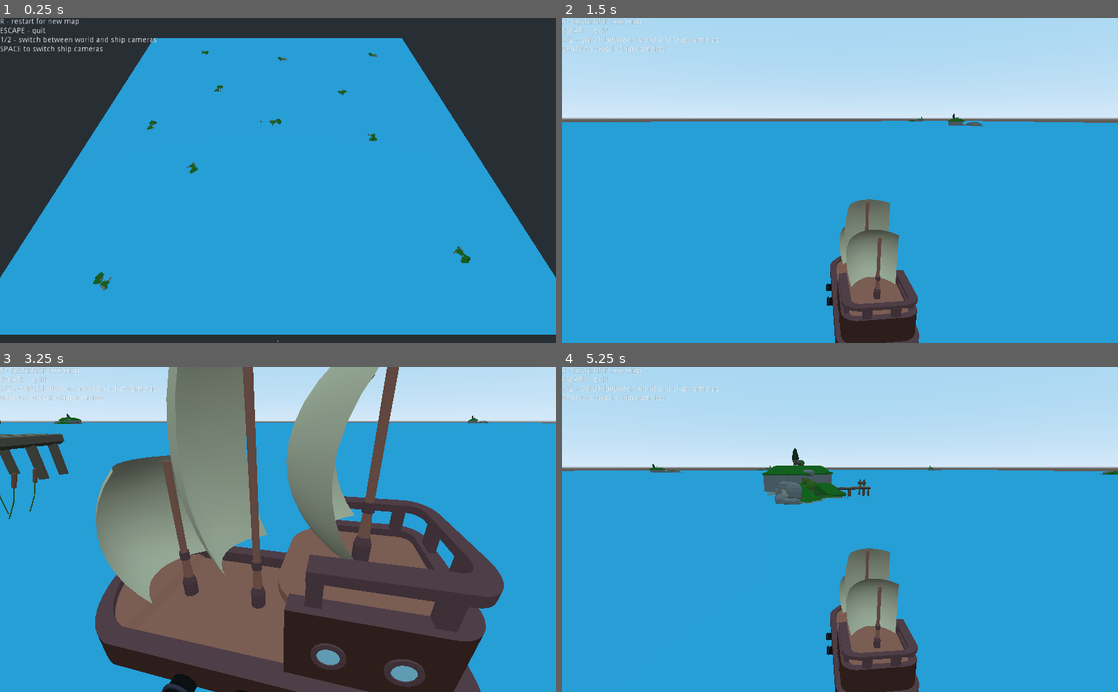
Above: before the commit, frames 1-4 (two rows, left to right).
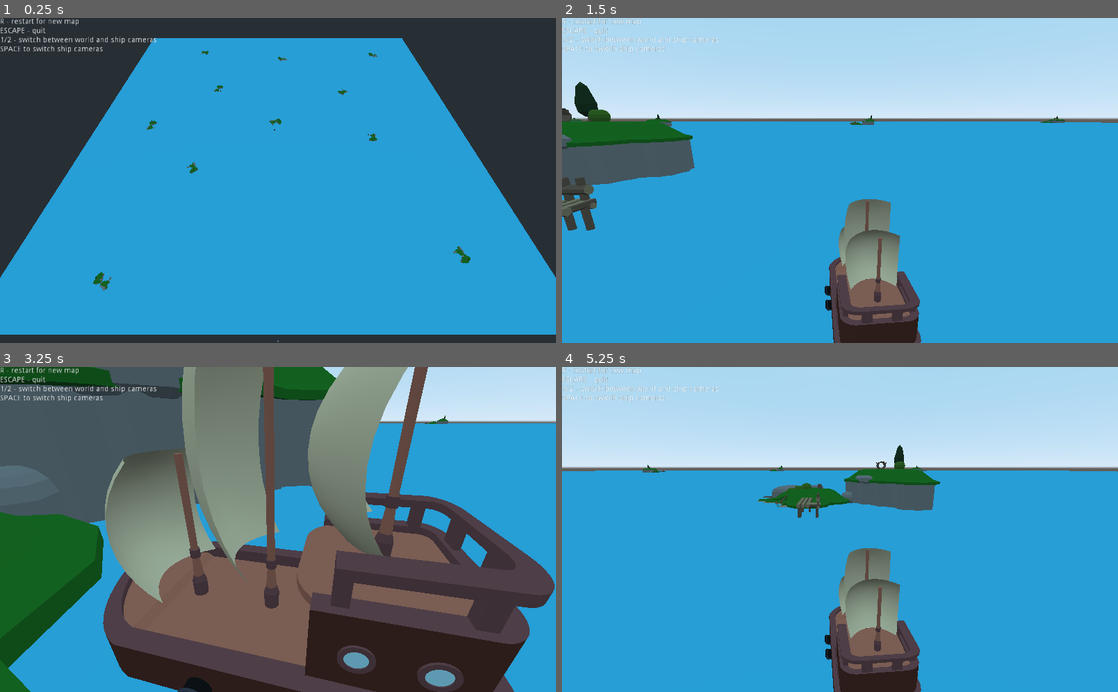
Above: after the commit, the same moments.

Repository: awindahl/GodotWildJam19
Game: Godot game, scene res://world/World.tscn
The game is run twice, just before and just after one commit, with the same random seed, the same clock (stepped at 60 frames per second) and the same inputs. Before the commit the project starts from res://Main.tscn.
Inputs:
- Up to frame 1 (0.25 s): no input
- Up to frame 2 (1.5 s): tap Enter at 0.5 s; hold Right (ui_right) 0.53-1.28 s; hold 1 (number_1) 0.53-1.28 s; tap Space (ui_select) at 0.77, 1.07 s; tap 2 (number_2) at 0.8, 1.35 s; hold Down (ui_down) from 1.28 s (still down)
- Up to frame 3 (3.25 s): tap Space (ui_select) at 1.52, 1.55, 1.82, 2.1, 3.02 s; release Down (ui_down) at 2.03 s; hold Right (ui_right) 2.03-2.78 s; hold 1 (number_1) 2.03-2.78 s; tap R (restart) at 2.75 s; hold Up (ui_up) from 2.78 s (still down); tap 1 (number_1) at 2.85 s; tap 2 (number_2) at 3.05 s
- Up to frame 4 (5.25 s): tap Space (ui_select) at 3.32, 3.77, 3.8, 4.07, 4.52, 4.82 s; release Up (ui_up) at 3.53 s; hold 2 (number_2) 3.53-4.28 s; hold Left (ui_left) 3.53-5.03 s; tap 1 (number_1) at 4.35 s; tap R (restart) at 5 s; hold Down (ui_down) from 5.03 s (still down); hold 2 (number_2) from 5.03 s (still down)

The runs differ from the first frame. In frame 1, less than 0.1% of the frame differs, in the area x 46-50%, y 31-35%; in frame 2, 6.5%; in frame 3, 47%, in the area x 0-100%, y 0-100%; in frame 4, 4.6%.

Commit message:
project structure cleanup

Diff:
--- a/Ship.tscn
+++ /dev/null
@@ -1,36 +0,0 @@
-[gd_scene load_steps=4 format=2]
-
-[ext_resource path="res://Ship.gd" type="Script" id=1]
-[ext_resource path="res://assets/player_ship_1.obj" type="ArrayMesh" id=2]
-
-[sub_resource type="BoxShape" id=1]
-extents = Vector3( 1.251, 0.890776, 2.41746 )
-
-[node name="Ship" type="KinematicBody"]
-script = ExtResource( 1 )
-
-[node name="CollisionShape" type="CollisionShape" parent="."]
-transform = Transform( 1, 0, 0, 0, 1, 0, 0, 0, 1, 0, 0.318851, -0.0538131 )
-shape = SubResource( 1 )
-
-[node name="Camera" type="Camera" parent="."]
-transform = Transform( 0.996195, 0.0225576, -0.084186, 0, 0.965926, 0.258819, 0.0871557, -0.257834, 0.96225, -1.52183, 6.28291, 6.8587 )
-
-[node name="player_ship_1" type="MeshInstance" parent="."]
-transform = Transform( 1, 0, 0, 0, 1, 0, 0, 0, -1, -0.695833, -0.446089, -1.09859 )
-mesh = ExtResource( 2 )
-material/0 = null
-material/1 = null
-material/2 = null
-material/3 = null
-material/4 = null
-material/5 = null
-material/6 = null
-material/7 = null
-material/8 = null
-
-[node name="CameraSail" type="Position3D" parent="."]
-transform = Transform( 0.996195, 0.0225576, -0.084186, 0, 0.965926, 0.258819, 0.0871557, -0.257834, 0.96225, -1.52183, 6.28291, 6.8587 )
-
-[node name="CameraCrew" type="Position3D" parent="."]
-transform = Transform( 0.236075, 0.410673, -0.880691, -2.02576e-08, 0.906308, 0.422618, 0.971735, -0.0997696, 0.213957, -2.4942, 2.59093, 0.701367 )
--- a/Ship.gd
+++ b/player/ship/player_ship.gd
@@ -27,16 +27,11 @@
 
 	# Camera controls
 	if Input.is_action_just_pressed("ui_select"):
-		print('select')
-		print('Global: ', $Camera.transform)
-		print('Sail: ', $CameraSail.transform)
-		print('Crew: ', $CameraCrew.transform)
 		#if $Camera.global_transform == $CameraSail.global_transform:
 		if base_camera_flag:
 			# Move camera to crew view
 			#$Camera.transform.interpolate_with($CameraCrew.transform, camera_move_time)
 			$Camera.transform = $CameraCrew.transform
 		else:
-			#$Camera.transform.interpolate_with($CameraSail.transform, camera_move_time)
 			$Camera.transform = $CameraSail.transform
 		base_camera_flag = !base_camera_flag
--- a/player/player_ship_1.tscn
+++ b/player/ship/player_ship_1.tscn
@@ -1,13 +1,17 @@
-[gd_scene load_steps=3 format=2]
+[gd_scene load_steps=4 format=2]
 
 [ext_resource path="res://assets/player_ship_1.obj" type="ArrayMesh" id=1]
+[ext_resource path="res://player/ship/player_ship.gd" type="Script" id=2]
+
 
 [sub_resource type="ConvexPolygonShape" id=1]
 points = PoolVector3Array( 1.76534, 0.6, 0.779023, 1.69435, 0.8, 0.86944, 1.76534, 0.8, 0.779023, 1.69435, 0.6, 0.86944 …(218001 unchanged characters)…
 
 [node name="player_ship_1" type="KinematicBody"]
+script = ExtResource( 2 )
 
 [node name="Mesh" type="MeshInstance" parent="."]
+transform = Transform( 1, 8.74228e-08, 0, -8.74228e-08, 1, 0, 0, 0, -1, -0.743354, -0.349476, -0.884449 )
 mesh = ExtResource( 1 )
 material/0 = null
 material/1 = null
@@ -20,4 +24,14 @@
 material/8 = null
 
 [node name="CollisionShape" type="CollisionShape" parent="."]
+transform = Transform( 1, 8.74228e-08, 0, -8.74228e-08, 1, 0, 0, 0, -1, -0.743354, -0.349476, -0.884449 )
 shape = SubResource( 1 )
+
+[node name="Camera" type="Camera" parent="."]
+transform = Transform( 0.996195, 0.0225576, -0.084186, 0, 0.965926, 0.258819, 0.0871557, -0.257834, 0.96225, -1.52183, 6.28291, 6.8587 )
+
+[node name="CameraSail" type="Position3D" parent="."]
+transform = Transform( 0.996195, 0.0225576, -0.084186, 0, 0.965926, 0.258819, 0.0871557, -0.257834, 0.96225, -1.52183, 6.28291, 6.8587 )
+
+[node name="CameraCrew" type="Position3D" parent="."]
+transform = Transform( 0.236075, 0.410673, -0.880691, -2.02576e-08, 0.906308, 0.422618, 0.971735, -0.0997696, 0.213957, -2.4942, 2.59093, 0.701367 )
--- a/project.godot
+++ b/project.godot
@@ -16,7 +16,7 @@
 [application]
 
 config/name="GodotWildJam19"
-run/main_scene="res://Main.tscn"
+run/main_scene="res://world/World.tscn"
 config/icon="res://icon.png"
 
 [input]
--- a/Main.gd
+++ b/world/World.gd
@@ -3,7 +3,7 @@
 export var map_size = Vector2(100, 100)
 export var number_of_islands = 10 # Careful with increasing this, might not find feasible solution and not start
 
-var island_instance = preload("res://Island.tscn")
+var island_instance = preload("res://islands//Island.tscn")
 var safety_distance = 20 # Careful with increasing this, might not find feasible solution and not start
 var map_margin = safety_distance/2.0
 
@@ -11,7 +11,6 @@
 	map_size -= Vector2(map_margin, map_margin)
 	randomize()
 	create_map()
-	print('Map generated')
 
 func create_map():
 	print('Generating new map...')
@@ -30,6 +29,7 @@
 					safety_distance_flag = false
 					break
 		add_island(new_pos)
+	print('Map generated')
 
 func add_island(pos):
 	var new_island = island_instance.instance()
@@ -45,7 +45,7 @@
 
 	if event.is_action_pressed("number_1"):
 		$TopCamera.current = true
-		$Ship/Camera.current = false
+		$player_ship_1/Camera.current = false
 	elif event.is_action_pressed("number_2"):
 		$TopCamera.current = false
-		$Ship/Camera.current = true
+		$player_ship_1/Camera.current = true
--- a/Main.tscn
+++ b/world/World.tscn
@@ -1,8 +1,8 @@
 [gd_scene load_steps=6 format=2]
 
-[ext_resource path="res://Main.gd" type="Script" id=1]
-[ext_resource path="res://Ship.tscn" type="PackedScene" id=2]
-[ext_resource path="res://Island.tscn" type="PackedScene" id=3]
+[ext_resource path="res://world/World.gd" type="Script" id=1]
+[ext_resource path="res://player/ship/player_ship_1.tscn" type="PackedScene" id=2]
+[ext_resource path="res://islands/Island.tscn" type="PackedScene" id=3]
 
 [sub_resource type="QuadMesh" id=1]
 
@@ -49,5 +49,5 @@
 "_edit_use_anchors_": false
 }
 
-[node name="Ship" parent="." instance=ExtResource( 2 )]
-transform = Transform( -0.0224526, 0, -0.0974468, 0, 0.1, 0, 0.0974468, 0, -0.0224526, -4.77082, 0, 0 )
+[node name="player_ship_1" parent="." instance=ExtResource( 2 )]
+transform = Transform( 0.1, 0, 0, 0, 0.1, 0, 0, 0, 0.1, -0.948897, 0.0860285, 3.29142 )
Renamed: Island.tscn -> islands/Island.tscn
Renamed: Sailor.tscn -> player/crew/Sailor.tscn
